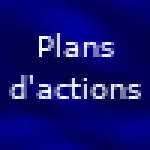
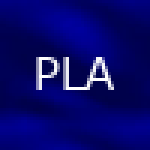
Two versions of the same layered image (w=150, h=150). Layer-by-layer changes:
renamed "Plans ..." to "PLA", painted on it over [9, 33, 141, 99]
